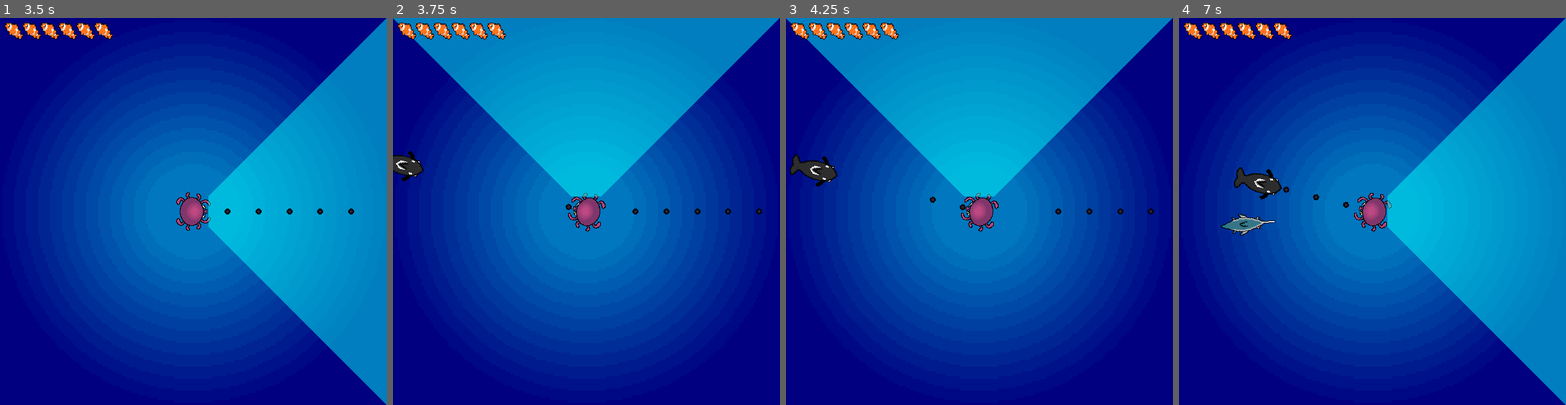
Above: before the commit, frames 1-4 (left to right).
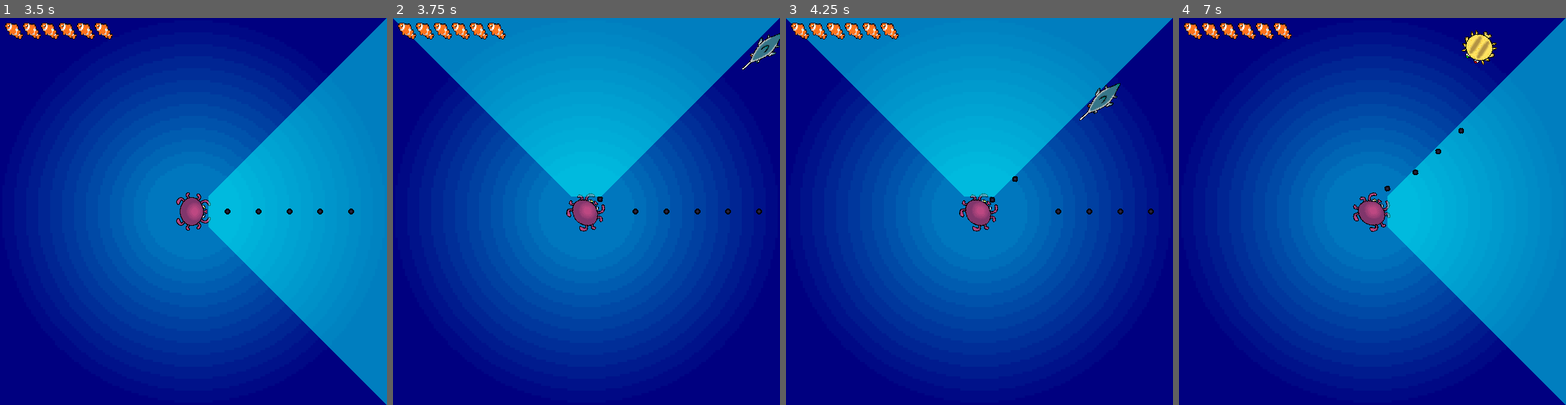
Above: after the commit, the same moments.

Repository: jonael-garcia26/OctoPause
Game: Godot game, scene res://Scenes/menu.tscn
Two runs of this game, one before a commit and one after it. Both use one fixed random seed, a clock stepped at 60 frames per second and the inputs below.
Inputs:
- Up to frame 1 (3.5 s): click "Start" at 0.5 s; tap Enter at 1.25 s; hold D (right) 1.28-2.03 s; hold S (down) 2.03-2.78 s; hold D (right) from 2.78 s (still down)
- Up to frame 2 (3.75 s): release D (right) at 3.53 s; hold W (up) from 3.53 s (still down)
- Up to frame 3 (4.25 s): keep holding W (up)
- Up to frame 4 (7 s): release W (up) at 4.28 s; hold A (left) 4.28-5.78 s; hold S (down) 5.78-6.53 s; hold D (right) from 6.53 s (still down)

Frame 1 is identical in both runs. In frame 2, 1.1% of the frame differs, in the area x 0-100%, y 3-56%; in frame 3, 1.3%; in frame 4, 1.9%, in the area x 10-83%, y 3-57%.

Commit message:
Moved ink bullet to Scripts and balanced game

Diff:
--- a/Scenes/Swordy.tscn
+++ b/Scenes/Swordy.tscn
@@ -11,6 +11,7 @@
 collision_mask = 0
 gravity_scale = 0.0
 script = ExtResource("1_ukb8x")
+health = 75
 velocity = 300
 damage = 2
 
--- a/Scenes/ink_bullet.tscn
+++ b/Scenes/ink_bullet.tscn
@@ -1,7 +1,7 @@
 [gd_scene load_steps=4 format=3 uid="uid://pfcih8bgu88n"]
 
 [ext_resource type="Texture2D" uid="uid://7fm66eaoef6v" path="res://Assets/Sprites/Ink bullet.png" id="1_1bh3e"]
-[ext_resource type="Script" path="res://Scenes/ink_bullet.gd" id="1_v7ymu"]
+[ext_resource type="Script" path="res://Scripts/ink_bullet.gd" id="1_v7ymu"]
 
 [sub_resource type="CircleShape2D" id="CircleShape2D_871ia"]
 radius = 5.0
--- a/Scenes/main.tscn
+++ b/Scenes/main.tscn
@@ -1,71 +1,13 @@
 [gd_scene load_steps=10 format=3 uid="uid://c651xkkwuymva"]
 
+[ext_resource type="Script" path="res://Scripts/main.gd" id="1_1t8ug"]
 [ext_resource type="PackedScene" uid="uid://ca20qyc1r7ovv" path="res://Scenes/puffy.tscn" id="2_qteu8"]
 [ext_resource type="PackedScene" uid="uid://d2wsb3or2oqp2" path="res://Scenes/Swordy.tscn" id="3_i4u0a"]
 [ext_resource type="Texture2D" uid="uid://db1rv5jahoabt" path="res://Assets/Sprites/Background.png" id="3_j76o2"]
 [ext_resource type="PackedScene" uid="uid://c2awl4pj3dnt6" path="res://Scenes/player.tscn" id="4_46g1p"]
 [ext_resource type="PackedScene" uid="uid://ce3fuy55bbe0l" path="res://Scenes/Killy.tscn" id="4_m0alt"]
-[ext_resource type="PackedScene" path="res://Scenes/time_stop.tscn" id="7_3g04u"]
+[ext_resource type="PackedScene" uid="uid://666pj4t2irbx" path="res://Scenes/time_stop.tscn" id="7_3g04u"]
 [ext_resource type="PackedScene" uid="uid://d5crpah3s4lv" path="res://gui/nemoContainer.tscn" id="7_l7s0j"]
-
-[sub_resource type="GDScript" id="GDScript_pf7ik"]
-script/source = "extends Node
-
-@export var mob_scenes: Array[PackedScene]
-@onready var NemoContainer = $CanvasLayer/NemoContainer
-@onready var player = $Player
-
-
-func _ready() -> void:
-	NemoContainer.setMaxNemos(player.maxHealth)
-	NemoContainer.updateNemos(player.currHealth)
-	player.hit.connect(NemoContainer.updateNemos)
-
-func new_game():
-	$Player.start($StartPos.position)
-	$StartTimer.start()
-
-func _on_enemy_timer_timeout():
-	# Randomly choose between pufferfish and swordfish
-	var index = choose_random_enemy()
-	var mob_scene = mob_scenes[index]
-
-	# Instantiate the chosen enemy scene
-	var mob = mob_scene.instantiate()
-	if index == 1:
-		mob.add_to_group(\"Swordies\")
-	mob.add_to_group(\"enemies\")
-
-	# Choose a random location on Path2D.
-	var mob_spawn_location = $\"Path/Spawn enemies\"
-	mob_spawn_location.progress_ratio = randf()
-
-	# Set the mob's position to a random location.
-	mob.position = mob_spawn_location.position
-
-	#Calculate the center of the screen
-	var screen_center = get_viewport().get_visible_rect().size / 2
-
-	#Calculate direction towards the center of the screen
-	var direction_vector = (screen_center - mob.position).normalized()
-
-	#Set the mob's rotation to face the center of the screen
-	mob.rotation = direction_vector.angle()
-
-	# Choose the velocity for the mob.
-	var velocity = Vector2(mob.velocity, 0.0)
-	mob.linear_velocity = direction_vector * velocity.length()
-
-	# Spawn the mob by adding it to the Main scene.
-	add_child(mob)
-
-func _on_start_timer_timeout() -> void:
-	$EnemyTimer.start()
-
-# Function to randomly choose between the pufferfish and swordfish
-func choose_random_enemy() -> int:
-	return randi() % mob_scenes.size()
-"
 
 [sub_resource type="Curve2D" id="Curve2D_tvcvj"]
 _data = {
@@ -74,7 +16,7 @@
 point_count = 5
 
 [node name="Main" type="Node2D"]
-script = SubResource("GDScript_pf7ik")
+script = ExtResource("1_1t8ug")
 mob_scenes = Array[PackedScene]([ExtResource("2_qteu8"), ExtResource("3_i4u0a"), ExtResource("4_m0alt")])
 
 [node name="Background" type="Sprite2D" parent="."]
--- a/Scripts/main.gd
+++ b/Scripts/main.gd
@@ -17,9 +17,11 @@
 	$StartTimer.start()
 
 func _on_enemy_timer_timeout():
-	print(EnemyTimer.wait_time)
+	#print(EnemyTimer.wait_time)
 	if EnemyTimer.wait_time > 0.5:
-		EnemyTimer.wait_time = EnemyTimer.wait_time*0.95
+		EnemyTimer.wait_time = round((EnemyTimer.wait_time*0.95)*100) / 100
+		if EnemyTimer.wait_time <= 0.5:
+			EnemyTimer.wait_time = 0.5
 	# Randomly choose between pufferfish and swordfish
 	var index = choose_random_enemy()
 	var mob_scene = mob_scenes[index]
Renamed: Scenes/ink_bullet.gd -> Scripts/ink_bullet.gd
